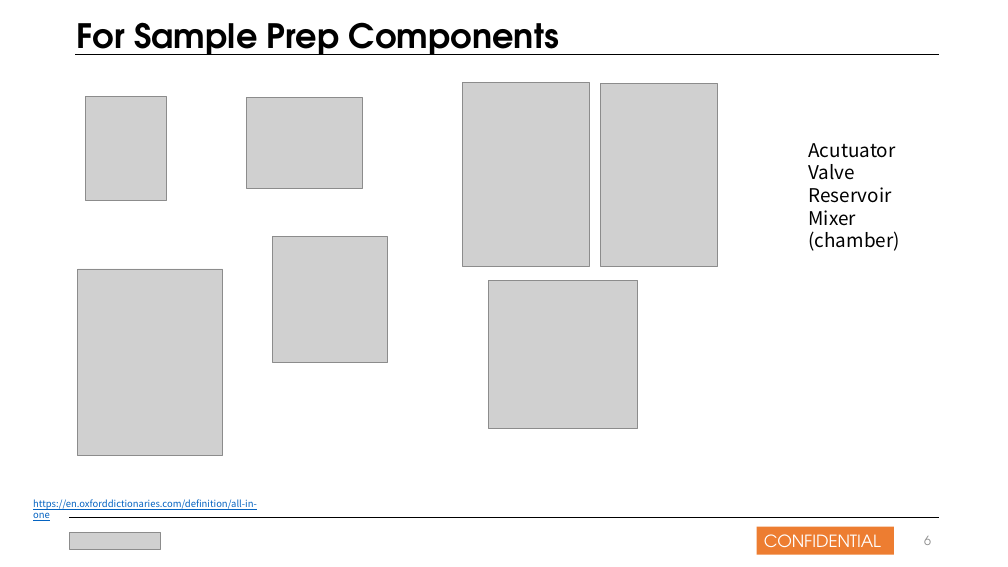
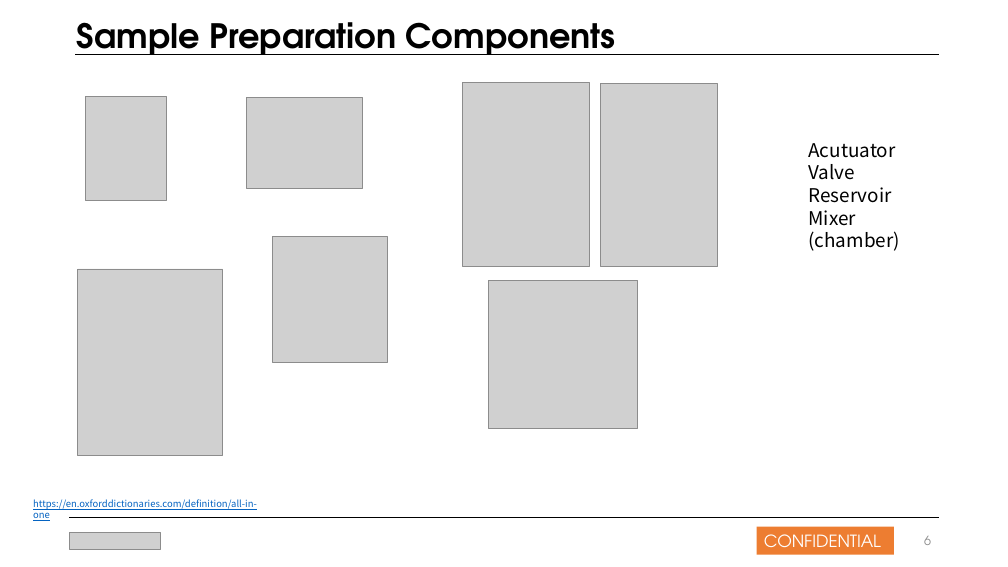
Before and after one commit to nansmile/Company-Work, a slide deck: slide 6 of Work/올인원팀 발표자료_181021.pptx. Drawn at 1008x567 pixels with LibreOffice and Linux fonts; fonts in the diff are those of the drawing; grey boxes stand for pictures. Boxes give left, top, right and bottom in pixels: in the first picture for what was removed or moved away, otherwise in the second. Text is boxed around its words. In the diff, an @@ line names an element or a change of style, - is before the commit and + after.

Commit message:
Sample prep part update

```diff
--- a/Work/올인원팀 발표자료_181021.pptx
+++ b/Work/올인원팀 발표자료_181021.pptx
@@ text at bbox=[77, 22, 616, 55]: text changed @@
-For Sample Prep Components
+Sample Preparation Components
```
